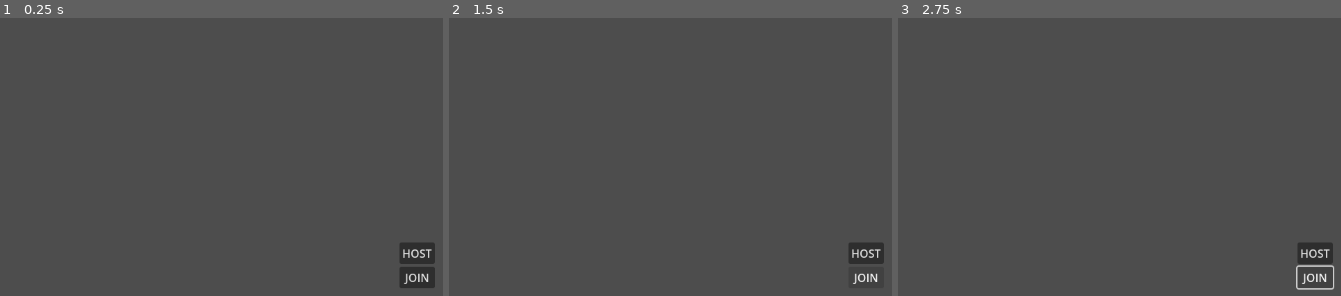
Above: before the commit, frames 1-3 (left to right).
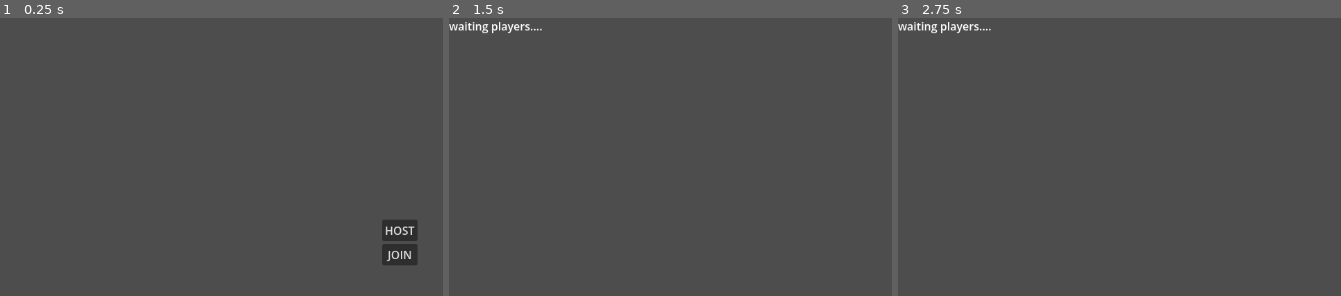
Above: after the commit, the same moments.

Repository: marcosprosperi/testmultiplayer
Game: Godot game, scene res://scenes/main_menu.tscn
Two runs of this game, one before a commit and one after it. Both use one fixed random seed, a clock stepped at 60 frames per second and the inputs below. The engine's default icon, where the game draws it, is replaced by a stand-in: a white triangle on a blue panel in a dark square.
Inputs (mouse positions are in pixels of both pictures, inside the frame that each line leads up to):
- Up to frame 1 (0.25 s): no input
- Up to frame 2 (1.5 s): click "HOST" at 0.5 s; click (865, 276) at 1.25 s, where only the run before the commit has a clickable "JOIN"
- Up to frame 3 (2.75 s): hold Right (ui_right) from 2.03 s (still down)

The runs differ from the first frame. In frame 1, 1.7% of the frame differs, in the area x 86-99%, y 72-98%; in frame 2, 1.0%; in frame 3, 1.2%.

Commit message:
fixs level

Diff:
--- a/autoload/NetworkManager.gd
+++ b/autoload/NetworkManager.gd
@@ -1,34 +1,65 @@
 extends Node
 
+# CRITICAL: This must point to your GAME scene (the one with LevelContainer),
+# NOT your Main Menu.
+var game_scene_path = "res://scenes/main.tscn"
 var peer = ENetMultiplayerPeer.new()
-var lobby = "res://scenes/level_1.tscn"
 
 func _ready() -> void:
 	multiplayer.peer_connected.connect(peer_connected)
 	multiplayer.peer_disconnected.connect(peer_disconnected)
-
+	multiplayer.connected_to_server.connect(connected_to_server)
+	multiplayer.connection_failed.connect(connection_failed)
 
 func host():
-	peer.create_server(8080, 8)
+	var error = peer.create_server(8080, 8)
+	if error != OK:
+		print("Cannot host: " + str(error))
+		return
+
 	multiplayer.multiplayer_peer = peer
+	DisplayServer.window_set_title("Host")
+
+	# Host adds themselves immediately
 	PlayersManager.add_player(1)
+	print("Hosting...")
 
 func join():
 	peer.create_client("127.0.0.1", 8080)
 	multiplayer.multiplayer_peer = peer
+	DisplayServer.window_set_title("Client")
+
+func connected_to_server():
+	print("Successfully connected to server!")
+	# Note: We don't add ourselves here. We wait for the server
+	# to tell us we are added via the peer_connected signal or Sync.
+
+func connection_failed():
+	print("Connection failed!")
 
 func peer_connected(id: int) -> void:
-	print("Connected....", id)
+	print("Player Connected: ", id)
 	PlayersManager.add_player(id)
-	if multiplayer.get_peers().size() == 1 && is_multiplayer_authority():
-		change_scene.rpc(lobby)
-	pass
+
+	# Only the server controls scene switching
+	if multiplayer.is_server():
+		# Logic: If we are not already in the game scene, start the game for everyone
+		# when the first client joins.
+		var current_scene = get_tree().current_scene.scene_file_path
+
+		if current_scene != game_scene_path:
+			# If we are still in the menu, start game for everyone
+			change_scene.rpc(game_scene_path)
+		else:
+			# If the game is ALREADY running (late joiner),
+			# send only the new player to the game scene.
+			change_scene.rpc_id(id, game_scene_path)
 
 func peer_disconnected(id: int) -> void:
-	print("Disonnected....", id)
+	print("Player Disconnected: ", id)
 	PlayersManager.remove_player(id)
-	pass
 
 @rpc("call_local", "reliable")
-func change_scene(scene: String) -> void:
-	get_tree().change_scene_to_file(scene)
+func change_scene(scene_path: String) -> void:
+	# This forces the scene change on all clients who receive the RPC
+	get_tree().change_scene_to_file(scene_path)
--- a/autoload/PlayersManager.gd
+++ b/autoload/PlayersManager.gd
@@ -1,10 +1,14 @@
 extends Node
 
 var joined_players = {}
-var level2 = "res://scenes/level_2.tscn"
+signal finish_level
+signal player_added(id: int)
 
 func add_player(id: int) -> void:
 	joined_players[id] = {"score": 0}
+	player_added.emit(id)
+	if is_multiplayer_authority():
+		_sync_player_list.rpc(joined_players)
 
 func remove_player(id: int) -> void:
 	joined_players.erase(id)
@@ -13,18 +17,18 @@
 func add_points_to_player(id: int, amount: int) -> void:
 	if not multiplayer.is_server():
 		return
+
 	if joined_players.has(id):
 		joined_players[id]["score"] += amount
+
 		_sync_player_list.rpc(joined_players)
 		print("El jugador ", id, " ahora tiene: ", joined_players[id]["score"])
-		if joined_players[id]["score"] == 30:
-			call_deferred("next_level")
+
+		if joined_players[id]["score"] == 50:
+			finish_level.emit()
+			print("Meta alcanzada, cambiando nivel...")
 
 @rpc("authority", "call_local", "reliable")
 func _sync_player_list(server_data) -> void:
 	joined_players = server_data
 	print("Diccionario sincronizado en el cliente")
-
-
-func next_level() -> void:
-	NetworkManager.change_scene.rpc(level2)
--- a/collectables/coin.gd
+++ b/collectables/coin.gd
@@ -1,7 +1,5 @@
-extends Area2D
+class_name Coin extends Area2D
 
-
-# Called when the node enters the scene tree for the first time.
 func _ready() -> void:
 	body_entered.connect(_on_body_entered)
 	pass # Replace with function body.
@@ -9,10 +7,13 @@
 func _on_body_entered(body: Node2D) -> void:
 	if not multiplayer.is_server():
 		return
+	if is_multiplayer_authority():
+		if body.name.is_valid_int():
+			var player_id = body.name.to_int()
+			if PlayersManager.has_method("add_points_to_player"):
+				PlayersManager.add_points_to_player.rpc(player_id, 10)
+				_remove_coin.rpc()
 
-	if body.name.is_valid_int():
-		var player_id = body.name.to_int()
-		if PlayersManager.has_method("add_points_to_player"):
-			PlayersManager.add_points_to_player.rpc(player_id, 10)
-			queue_free()
-	pass
+@rpc("authority", "call_local", "reliable")
+func _remove_coin() -> void:
+	queue_free()
--- a/collectables/coin.tscn
+++ b/collectables/coin.tscn
@@ -9,6 +9,7 @@
 size = Vector2(32, 32)
 
 [node name="Coin" type="Area2D"]
+collision_layer = 4
 script = ExtResource("1_bxyop")
 
 [node name="Sprite2D" type="Sprite2D" parent="."]
--- /dev/null
+++ b/main.gd
@@ -0,0 +1,57 @@
+extends Node
+
+@onready var level_container: Node = $LevelContainer
+@onready var players: Node = $Players
+# Make sure this Spawner points to the "Players" node in the editor!
+@onready var players_spawner: MultiplayerSpawner = $PlayersSpawner
+@onready var level_spawner: MultiplayerSpawner = $LevelMultiplayerSpawner
+
+const LEVEL_1 = preload("uid://bxwdv7rjp1mf5")
+const LEVEL_2 = preload("uid://cibp8iksdlty") # Ensure this UID is correct or use res:// path
+
+@export var player_scene: PackedScene = preload("res://scenes/player.tscn")
+
+func _ready() -> void:
+	# Only the server should spawn the initial level to ensure sync via Spawner
+	if multiplayer.is_server():
+		change_level(LEVEL_1)
+
+		PlayersManager.player_added.connect(_on_player_added)
+		# Spawn existing players (like the host)
+		for id in PlayersManager.joined_players:
+			create_player(id)
+
+	PlayersManager.finish_level.connect(_on_level_finished)
+
+func create_player(id: int) -> void:
+	if not multiplayer.is_server():
+		return
+
+	var new_player = player_scene.instantiate()
+	if new_player:
+		# CRITICAL FIX: Name must be exactly the ID for authority to work easily
+		new_player.name = str(id)
+		players.add_child(new_player)
+		# The Spawner will automatically replicate this to clients
+		# because "players" is the spawn_path
+
+func _on_player_added(id: int):
+	if multiplayer.is_server():
+		create_player(id)
+
+func change_level(level_scene: PackedScene):
+	# Remove old level
+	for child in level_container.get_children():
+		if child.is_in_group("Level"):
+			child.queue_free()
+
+	# Instantiate new level
+	var new_level = level_scene.instantiate()
+	if new_level:
+		level_container.add_child(new_level)
+		new_level.add_to_group("Level")
+
+func _on_level_finished():
+	if multiplayer.is_server():
+		# Using call_deferred is safer for physics/scene tree changes
+		call_deferred("change_level", LEVEL_2)
--- a/project.godot
+++ b/project.godot
@@ -8,11 +8,15 @@
 
 config_version=5
 
+[animation]
+
+compatibility/default_parent_skeleton_in_mesh_instance_3d=true
+
 [application]
 
 config/name="testmultiplayer"
 run/main_scene="uid://bic4vii45hnn1"
-config/features=PackedStringArray("4.5", "Forward Plus")
+config/features=PackedStringArray("4.6", "Forward Plus")
 config/icon="res://icon.svg"
 
 [autoload]
@@ -24,4 +28,5 @@
 
 2d_physics/layer_1="Player"
 2d_physics/layer_2="Enemies"
+2d_physics/layer_3="collectables"
 2d_physics/layer_10="Terrein"
--- a/scenes/level_1.gd
+++ /dev/null
@@ -1,14 +0,0 @@
-extends Node2D
-@onready var playersSpawner: Node = $Players
-@export var player_scene: PackedScene = preload("res://scenes/player.tscn")
-# Called when the node enters the scene tree for the first time.
-func _ready() -> void:
-	if multiplayer.is_server():
-		for id in PlayersManager.joined_players:
-			create_player(id)
-
-
-func create_player(id: int) -> void:
-	var new_player = player_scene.instantiate()
-	new_player.name = str(id)
-	playersSpawner.add_child(new_player)
--- a/scenes/level_1.tscn
+++ b/scenes/level_1.tscn
@@ -1,7 +1,6 @@
-[gd_scene load_steps=6 format=4 uid="uid://bxwdv7rjp1mf5"]
+[gd_scene format=4 uid="uid://bxwdv7rjp1mf5"]
 
 [ext_resource type="Texture2D" uid="uid://rkod5inpj6e6" path="res://icon.svg" id="1_014kd"]
-[ext_resource type="Script" uid="uid://dd5ga2ivyfnee" path="res://scenes/level_1.gd" id="1_bswci"]
 [ext_resource type="PackedScene" uid="uid://d2l5myn53o5qe" path="res://collectables/coin.tscn" id="3_rus8k"]
 
 [sub_resource type="TileSetAtlasSource" id="TileSetAtlasSource_bswci"]
@@ -15,48 +14,35 @@
 physics_layer_0/collision_mask = 0
 sources/1 = SubResource("TileSetAtlasSource_bswci")
 
-[node name="Level_1" type="Node2D"]
-script = ExtResource("1_bswci")
+[node name="Level_1" type="Node2D" unique_id=1498359125]
 
-[node name="CollectablesMultiplayerSpawner" type="MultiplayerSpawner" parent="."]
-_spawnable_scenes = PackedStringArray("uid://d2l5myn53o5qe")
-spawn_path = NodePath("../Collectables")
-
-[node name="PlayerMultiplayerSpawner" type="MultiplayerSpawner" parent="."]
-_spawnable_scenes = PackedStringArray("uid://c8gcs13fdxxkr")
-spawn_path = NodePath("../Players")
-
-[node name="Players" type="Node" parent="."]
-
-[node name="Marker2D" type="Marker2D" parent="."]
-
-[node name="TileMapLayer" type="TileMapLayer" parent="."]
+[node name="TileMapLayer" type="TileMapLayer" parent="." unique_id=366840073]
 position = Vector2(0, -377)
 tile_map_data = PackedByteArray("AAD6/zwAAQAAAAAAAAD6/zsAAQAAAAAAAAD7/zsAAQAAAAAAAAD8/zsAAQAAAAAAAAD9/zsAAQAAAAAAAAD+/z …(1440 unchanged characters)…
 tile_set = SubResource("TileSet_rus8k")
 
-[node name="Collectables" type="Node" parent="."]
+[node name="Collectables" type="Node" parent="." unique_id=766905344]
 
-[node name="Coin" parent="Collectables" instance=ExtResource("3_rus8k")]
+[node name="Coin" parent="Collectables" unique_id=1210111343 instance=ExtResource("3_rus8k")]
 position = Vector2(111, 170)
 
-[node name="Coin2" parent="Collectables" instance=ExtResource("3_rus8k")]
+[node name="Coin2" parent="Collectables" unique_id=792283665 instance=ExtResource("3_rus8k")]
 position = Vector2(148, 333)
 
-[node name="Coin3" parent="Collectables" instance=ExtResource("3_rus8k")]
+[node name="Coin3" parent="Collectables" unique_id=1486458205 instance=ExtResource("3_rus8k")]
 position = Vector2(293, 333)
 
-[node name="Coin4" parent="Collectables" instance=ExtResource("3_rus8k")]
+[node name="Coin4" parent="Collectables" unique_id=304984023 instance=ExtResource("3_rus8k")]
 position = Vector2(415, 343)
 
-[node name="Coin5" parent="Collectables" instance=ExtResource("3_rus8k")]
+[node name="Coin5" parent="Collectables" unique_id=493624693 instance=ExtResource("3_rus8k")]
 position = Vector2(506, 365)
 
-[node name="Coin6" parent="Collectables" instance=ExtResource("3_rus8k")]
+[node name="Coin6" parent="Collectables" unique_id=171223684 instance=ExtResource("3_rus8k")]
 position = Vector2(638, 380)
 
-[node name="Coin7" parent="Collectables" instance=ExtResource("3_rus8k")]
+[node name="Coin7" parent="Collectables" unique_id=260172259 instance=ExtResource("3_rus8k")]
 position = Vector2(738, 402)
 
-[node name="Coin8" parent="Collectables" instance=ExtResource("3_rus8k")]
+[node name="Coin8" parent="Collectables" unique_id=166401924 instance=ExtResource("3_rus8k")]
 position = Vector2(858, 412)
--- a/scenes/level_2.gd
+++ /dev/null
@@ -1,14 +0,0 @@
-extends Node2D
-@onready var playersSpawner: Node = $Players
-@export var player_scene: PackedScene = preload("res://scenes/player.tscn")
-# Called when the node enters the scene tree for the first time.
-func _ready() -> void:
-	if multiplayer.is_server():
-		for id in PlayersManager.joined_players:
-			create_player(id)
-
-
-func create_player(id: int) -> void:
-	var new_player = player_scene.instantiate()
-	new_player.name = str(id)
-	playersSpawner.add_child(new_player)
--- a/scenes/level_2.tscn
+++ b/scenes/level_2.tscn
@@ -1,7 +1,6 @@
-[gd_scene load_steps=6 format=4 uid="uid://cibp8iksdlty"]
+[gd_scene format=4 uid="uid://cibp8iksdlty"]
 
 [ext_resource type="Texture2D" uid="uid://rkod5inpj6e6" path="res://icon.svg" id="1_jm1iu"]
-[ext_resource type="Script" uid="uid://d3lpbkd8gfsgf" path="res://scenes/level_2.gd" id="1_pbc48"]
 [ext_resource type="PackedScene" uid="uid://d2l5myn53o5qe" path="res://collectables/coin.tscn" id="2_pbc48"]
 
 [sub_resource type="TileSetAtlasSource" id="TileSetAtlasSource_eqxsl"]
@@ -16,51 +15,40 @@
 physics_layer_0/collision_mask = 0
 sources/0 = SubResource("TileSetAtlasSource_eqxsl")
 
-[node name="Level_2" type="Node2D"]
-script = ExtResource("1_pbc48")
+[node name="Level_2" type="Node2D" unique_id=2140859353]
 
-[node name="PlayerMultiplayerSpawner" type="MultiplayerSpawner" parent="."]
-_spawnable_scenes = PackedStringArray("uid://c8gcs13fdxxkr")
-spawn_path = NodePath("../Players")
-
-[node name="CollectablesMultiplayerSpawner" type="MultiplayerSpawner" parent="."]
-_spawnable_scenes = PackedStringArray("uid://d2l5myn53o5qe")
-spawn_path = NodePath("../Collectables")
-
-[node name="TileMapLayer" type="TileMapLayer" parent="."]
+[node name="TileMapLayer" type="TileMapLayer" parent="." unique_id=1644811239]
 tile_map_data = PackedByteArray("AAAAAAQAAAAAAAAAAAABAAQAAAAAAAAAAAACAAQAAAAAAAAAAAADAAQAAAAAAAAAAAAEAAQAAAAAAAAAAAAFAAQAAAAAAAAAAAAGAAQAAAAAAAAAAAAHAAQAAAAAAAAAAAAIAAQAAAAAAAAAAAA=")
 tile_set = SubResource("TileSet_b4j7a")
 
-[node name="Players" type="Node" parent="."]
+[node name="Collectables" type="Node" parent="." unique_id=1238118734]
 
-[node name="Collectables" type="Node" parent="."]
-
-[node name="Coin" parent="Collectables" instance=ExtResource("2_pbc48")]
+[node name="Coin" parent="Collectables" unique_id=1605376979 instance=ExtResource("2_pbc48")]
 position = Vector2(78, 364)
 
-[node name="Coin2" parent="Collectables" instance=ExtResource("2_pbc48")]
+[node name="Coin2" parent="Collectables" unique_id=277315058 instance=ExtResource("2_pbc48")]
 position = Vector2(161, 365)
 
-[node name="Coin3" parent="Collectables" instance=ExtResource("2_pbc48")]
+[node name="Coin3" parent="Collectables" unique_id=1327685760 instance=ExtResource("2_pbc48")]
 position = Vector2(262, 402)
 
-[node name="Coin4" parent="Collectables" instance=ExtResource("2_pbc48")]
+[node name="Coin4" parent="Collectables" unique_id=1741279813 instance=ExtResource("2_pbc48")]
 position = Vector2(359, 400)
 
-[node name="Coin5" parent="Collectables" instance=ExtResource("2_pbc48")]
+[node name="Coin5" parent="Collectables" unique_id=142824347 instance=ExtResource("2_pbc48")]
 position = Vector2(470, 399)
 
-[node name="Coin6" parent="Collectables" instance=ExtResource("2_pbc48")]
+[node name="Coin6" parent="Collectables" unique_id=1355798226 instance=ExtResource("2_pbc48")]
 position = Vector2(571, 396)
 
-[node name="Coin7" parent="Collectables" instance=ExtResource("2_pbc48")]
+[node name="Coin7" parent="Collectables" unique_id=422946871 instance=ExtResource("2_pbc48")]
 position = Vector2(672, 396)
 
-[node name="Coin8" parent="Collectables" instance=ExtResource("2_pbc48")]
+[node name="Coin8" parent="Collectables" unique_id=1546094921 instance=ExtResource("2_pbc48")]
 position = Vector2(772, 396)
 
-[node name="Coin9" parent="Collectables" instance=ExtResource("2_pbc48")]
+[node name="Coin9" parent="Collectables" unique_id=2112592545 instance=ExtResource("2_pbc48")]
 position = Vector2(872, 394)
 
-[node name="Coin10" parent="Collectables" instance=ExtResource("2_pbc48")]
+[node name="Coin10" parent="Collectables" unique_id=364514178 instance=ExtResource("2_pbc48")]
 position = Vector2(984, 394)
--- /dev/null
+++ b/scenes/main.tscn
@@ -0,0 +1,18 @@
+[gd_scene format=3 uid="uid://custj6ofqbok5"]
+
+[ext_resource type="Script" uid="uid://cen1dslc1hrab" path="res://main.gd" id="1_o5qli"]
+
+[node name="Main" type="Node" unique_id=1346978070]
+script = ExtResource("1_o5qli")
+
+[node name="PlayersSpawner" type="MultiplayerSpawner" parent="." unique_id=1942581705]
+_spawnable_scenes = PackedStringArray("uid://c8gcs13fdxxkr")
+spawn_path = NodePath("../Players")
+
+[node name="LevelMultiplayerSpawner" type="MultiplayerSpawner" parent="." unique_id=1872902997]
+_spawnable_scenes = PackedStringArray("uid://bxwdv7rjp1mf5", "uid://cibp8iksdlty")
+spawn_path = NodePath("../LevelContainer")
+
+[node name="LevelContainer" type="Node" parent="." unique_id=1735856301]
+
+[node name="Players" type="Node" parent="." unique_id=389010045]
--- a/scenes/main_menu.gd
+++ b/scenes/main_menu.gd
@@ -1,8 +1,13 @@
 class_name MainMenu extends Control
 
+@onready var main_menu: MainMenu = $"."
+@onready var v_box_container: VBoxContainer = $VBoxContainer
+@onready var v_box_container_2: VBoxContainer = $VBoxContainer2
 
 @onready var host: Button = $VBoxContainer/Host
 @onready var join: Button = $VBoxContainer/Join
+@onready var ready_button: Button = $ReadyBox/ReadyButton
+
 
 func _ready() -> void:
 	host.pressed.connect(host_game)
@@ -10,6 +15,17 @@
 
 func host_game():
 	NetworkManager.host()
+	_remove_containers()
 
 func join_game():
 	NetworkManager.join()
+	_remove_containers()
+
+
+func _server_is_full():
+	if multiplayer.is_server():
+		ready_button.visible = true
+
+func _remove_containers():
+	v_box_container.visible = false
+	v_box_container_2.visible = true
--- a/scenes/main_menu.tscn
+++ b/scenes/main_menu.tscn
@@ -1,29 +1,61 @@
-[gd_scene load_steps=2 format=3 uid="uid://bic4vii45hnn1"]
+[gd_scene format=3 uid="uid://bic4vii45hnn1"]
 
 [ext_resource type="Script" uid="uid://cvg2vccvc6d0e" path="res://scenes/main_menu.gd" id="1_l6cm7"]
 
-[node name="MainMenu" type="Control"]
+[node name="MainMenu" type="Control" unique_id=1835833771]
 layout_mode = 3
-anchors_preset = 8
-anchor_left = 0.5
-anchor_top = 0.5
-anchor_right = 0.5
-anchor_bottom = 0.5
+anchors_preset = 15
+anchor_right = 1.0
+anchor_bottom = 1.0
 grow_horizontal = 2
 grow_vertical = 2
 size_flags_horizontal = 4
 size_flags_vertical = 4
 script = ExtResource("1_l6cm7")
 
-[node name="VBoxContainer" type="VBoxContainer" parent="."]
+[node name="ReadyBox" type="VBoxContainer" parent="." unique_id=355413852]
+layout_mode = 1
+anchors_preset = 5
+anchor_left = 0.5
+anchor_right = 0.5
+offset_left = -28.0
+offset_right = 28.0
+offset_bottom = 40.0
+grow_horizontal = 2
+
+[node name="ReadyButton" type="Button" parent="ReadyBox" unique_id=819535516]
+visible = false
+layout_mode = 2
+text = "Ready"
+
+[node name="VBoxContainer" type="VBoxContainer" parent="." unique_id=148341751]
+layout_mode = 1
+anchors_preset = 8
+anchor_left = 0.5
+anchor_top = 0.5
+anchor_right = 0.5
+anchor_bottom = 0.5
+offset_left = -25.5
+offset_top = -33.0
+offset_right = 25.5
+offset_bottom = 33.0
+grow_horizontal = 2
+grow_vertical = 2
+
+[node name="Host" type="Button" parent="VBoxContainer" unique_id=186613588]
+layout_mode = 2
+text = "HOST"
+
+[node name="Join" type="Button" parent="VBoxContainer" unique_id=954257568]
+layout_mode = 2
+text = "JOIN"
+
+[node name="VBoxContainer2" type="VBoxContainer" parent="." unique_id=1249842861]
+visible = false
 layout_mode = 0
 offset_right = 40.0
 offset_bottom = 40.0
 
-[node name="Host" type="Button" parent="VBoxContainer"]
+[node name="Label" type="Label" parent="VBoxContainer2" unique_id=1985443606]
 layout_mode = 2
-text = "HOST"
-
-[node name="Join" type="Button" parent="VBoxContainer"]
-layout_mode = 2
-text = "JOIN"
+text = "waiting players...."
--- a/scenes/player.gd
+++ b/scenes/player.gd
@@ -1,27 +1,32 @@
 class_name Player extends CharacterBody2D
-
 
 const SPEED = 300.0
 const JUMP_VELOCITY = -400.0
-var health = 0
+
+@onready var camera_2d: Camera2D = $Camera2D
+@onready var sprite_2d: Sprite2D = $Sprite2D # Best practice to @onready children
 
 func _enter_tree():
+	# Set authority based on the node name (which is now just the ID)
 	set_multiplayer_authority(name.to_int())
 
 func _ready() -> void:
+	# Only the local player controls their own camera
 	if is_multiplayer_authority():
-		$Sprite2D.modulate = Color.BLUE
+		camera_2d.make_current()
+		sprite_2d.modulate = Color.BLUE
 	else:
-		$Sprite2D.modulate = Color.RED
+		camera_2d.enabled = false
+		sprite_2d.modulate = Color.RED
 
 func _physics_process(delta: float) -> void:
+	# Only the player with authority processes input
 	if not is_multiplayer_authority():
 		return
- 	# Add the gravity.
+
 	if not is_on_floor():
 		velocity += get_gravity() * delta
 
-	# Handle jump.
 	if Input.is_action_just_pressed("ui_accept") and is_on_floor():
 		velocity.y = JUMP_VELOCITY
 
--- a/scenes/player.tscn
+++ b/scenes/player.tscn
@@ -12,19 +12,21 @@
 [sub_resource type="RectangleShape2D" id="RectangleShape2D_3vyb7"]
 size = Vector2(1.03125, 0.96875)
 
-[node name="Player" type="CharacterBody2D"]
+[node name="Player" type="CharacterBody2D" unique_id=1171623066]
 collision_mask = 512
 script = ExtResource("1_3vyb7")
 
-[node name="MultiplayerSynchronizer" type="MultiplayerSynchronizer" parent="."]
+[node name="MultiplayerSynchronizer" type="MultiplayerSynchronizer" parent="." unique_id=763355096]
 replication_config = SubResource("SceneReplicationConfig_3vyb7")
 
-[node name="Sprite2D" type="Sprite2D" parent="."]
+[node name="Sprite2D" type="Sprite2D" parent="." unique_id=298703106]
 position = Vector2(33, -32)
 scale = Vector2(66.133, 64)
 texture = SubResource("PlaceholderTexture2D_u8vuu")
 
-[node name="CollisionShape2D" type="CollisionShape2D" parent="."]
+[node name="CollisionShape2D" type="CollisionShape2D" parent="." unique_id=671579850]
 position = Vector2(33, -33)
 scale = Vector2(64, 64)
 shape = SubResource("RectangleShape2D_3vyb7")
+
+[node name="Camera2D" type="Camera2D" parent="." unique_id=1113039897]
Not shown, added: main.gd.uid
Not shown, removed: scenes/level_1.gd.uid
Not shown, removed: scenes/level_2.gd.uid
Not shown: 1 places in scenes/player.tscn that only renumber resources
Not shown, added: scenes/main_menu.tscn9420394706.tmp
Not shown, added: scenes/main_menu.tscn9431309104.tmp
Not shown, added: scenes/main_menu.tscn9437964166.tmp
